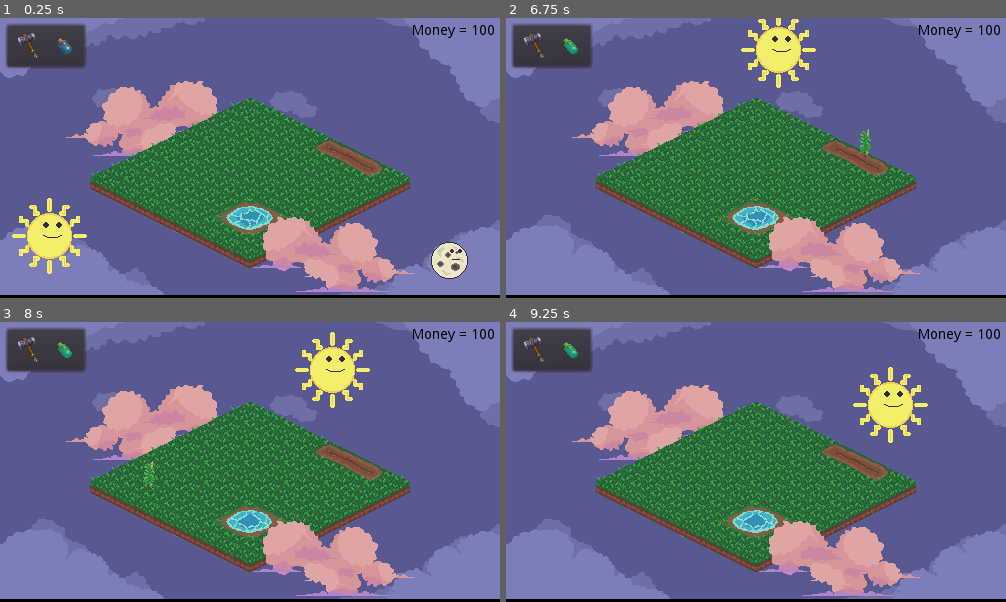
Above: before the commit, frames 1-4 (two rows, left to right).
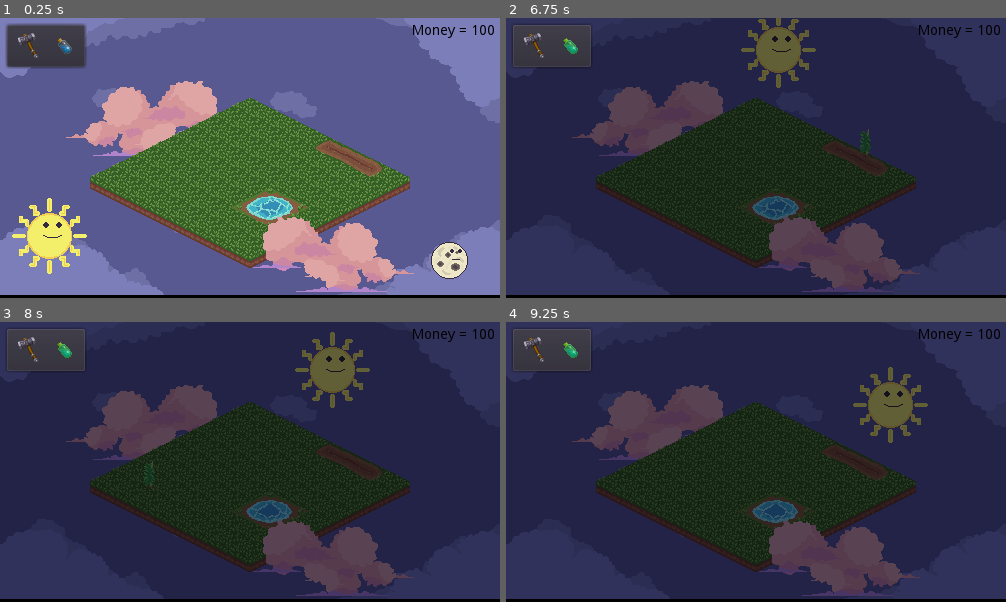
Above: after the commit, the same moments.

Repository: Valentino-02/New-Wild-Jam
Game: Godot game, scene res://src/levels/Test_Level.tscn
The game is run twice, just before and just after one commit, with the same random seed, the same clock (stepped at 60 frames per second) and the same inputs.
Inputs (mouse positions are in pixels of both pictures, inside the frame that each line leads up to):
- Up to frame 1 (0.25 s): no input
- Up to frame 2 (6.75 s): click (536, 46) at 0.5 s; click (571, 46) at 1.25 s; click (536, 46) at 2 s; click (576, 96) at 2.77 s; click (571, 46) at 3.5 s; click (536, 46) at 4.25 s; click (576, 96) at 5.02 s; click (571, 46) at 5.75 s; move the mouse to (866, 144) at 6.52 s; hold Space (space) from 6.53 s (still down)
- Up to frame 3 (8 s): move the mouse to (150, 476) at 7.27 s; release Space (space) at 7.28 s; click (150, 476) at 7.35 s; tap Space (space) at 7.55 s
- Up to frame 4 (9.25 s): move the mouse to (806, 400) at 8.02 s; hold Right mouse button (right_click) 8.03-8.78 s; tap Space (space) at 8.3, 8.85 s; move the mouse to (731, 518) at 8.77 s

The runs differ from the first frame. In frame 1, 8.4% of the frame differs, in the area x 18-82%, y 28-87%; in frame 2, 96%, in the area x 0-100%, y 0-99%; in frame 3, 96%; in frame 4, 96%.

Commit message:
a

Diff:
--- a/src/systems/Level.gd
+++ b/src/systems/Level.gd
@@ -11,3 +11,7 @@
 
 func _process(delta: float) -> void:
 	time_manager.process(delta)
+
+func _input(event):
+	if event.is_action_pressed("space"):
+		modulate = Color(0.4, 0.4, 0.5)
--- a/src/systems/managers/Time_Manager.gd
+++ b/src/systems/managers/Time_Manager.gd
@@ -3,7 +3,8 @@
 signal time_changed(old_time, new_time)
 
 const TIME_CHECK_INTERVAL = 15 * 60 # 15 minutes * 60 seconds
-var time_scale = 900 # how many in game seconds should pass every second
+var day_duration = 96  # how long a day takes in real seconds
+var time_scale = 24*60*60/day_duration # how many in game seconds should pass every second
 var time_counter = 0
 
 var time: int = date_to_int(1, 22, 0)
Binary file changed: assets/sprites/background/map1-Sheet-export.png
